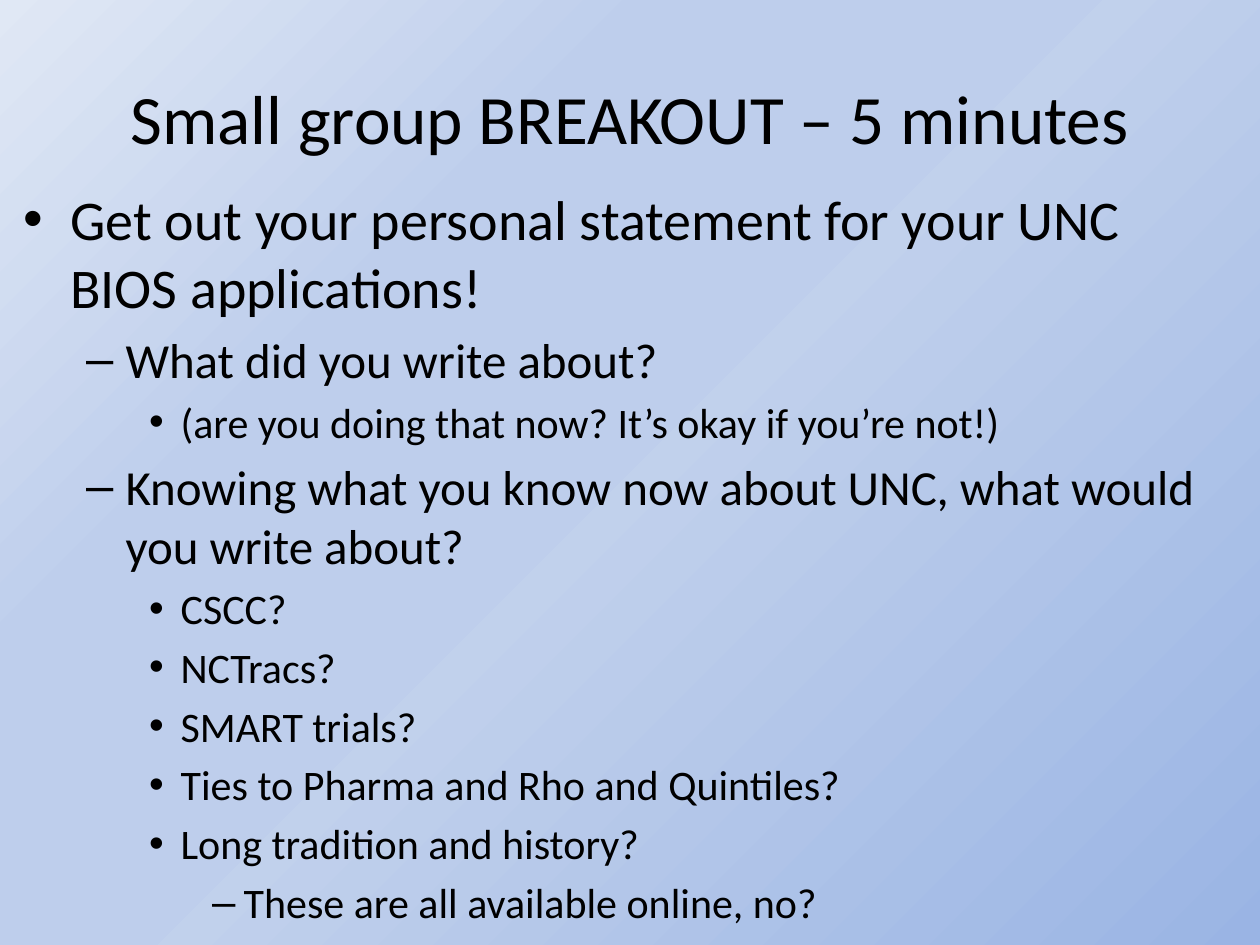
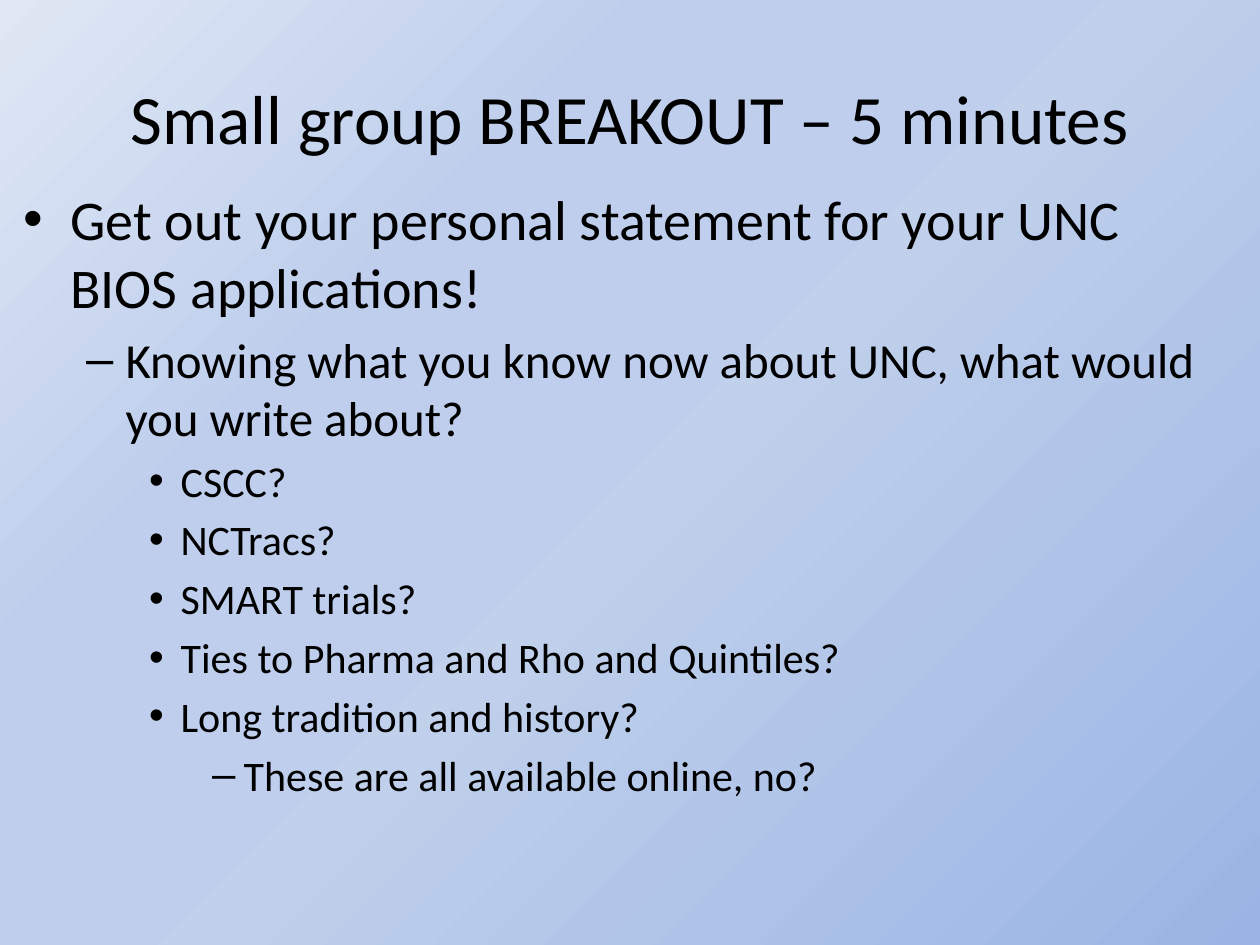
Before and after one commit to BarkleyBG/BSA_info, a slide deck: slide 33 of BSA Internship Workshop 2016 Slides.pptx (slide 34 before the commit). Drawn at 1260x945 pixels with LibreOffice and Linux fonts; fonts in the diff are those of the drawing. Boxes give left, top, right and bottom in pixels: in the first picture for what was removed or moved away, otherwise in the second. Text is boxed around its words. In the diff, an @@ line names an element or a change of style, - is before the commit and + after.

Commit message:
Added suggestions for next steps to undertake
Added remarks about UNC UCS, LinkedIn and personal page stuff.

Also added link to github/BarkleyBG/BSA_info

```diff
--- a/BSA Internship Workshop 2016 Slides.pptx
+++ b/BSA Internship Workshop 2016 Slides.pptx
@@ text at (126,344,1000,446): paragraphs removed @@
-  – What did you write about?
-    • (are you doing that now? It’s okay if you’re not!)
```
Also in this commit, not shown: 2 other slides changed, 1 slide removed.
